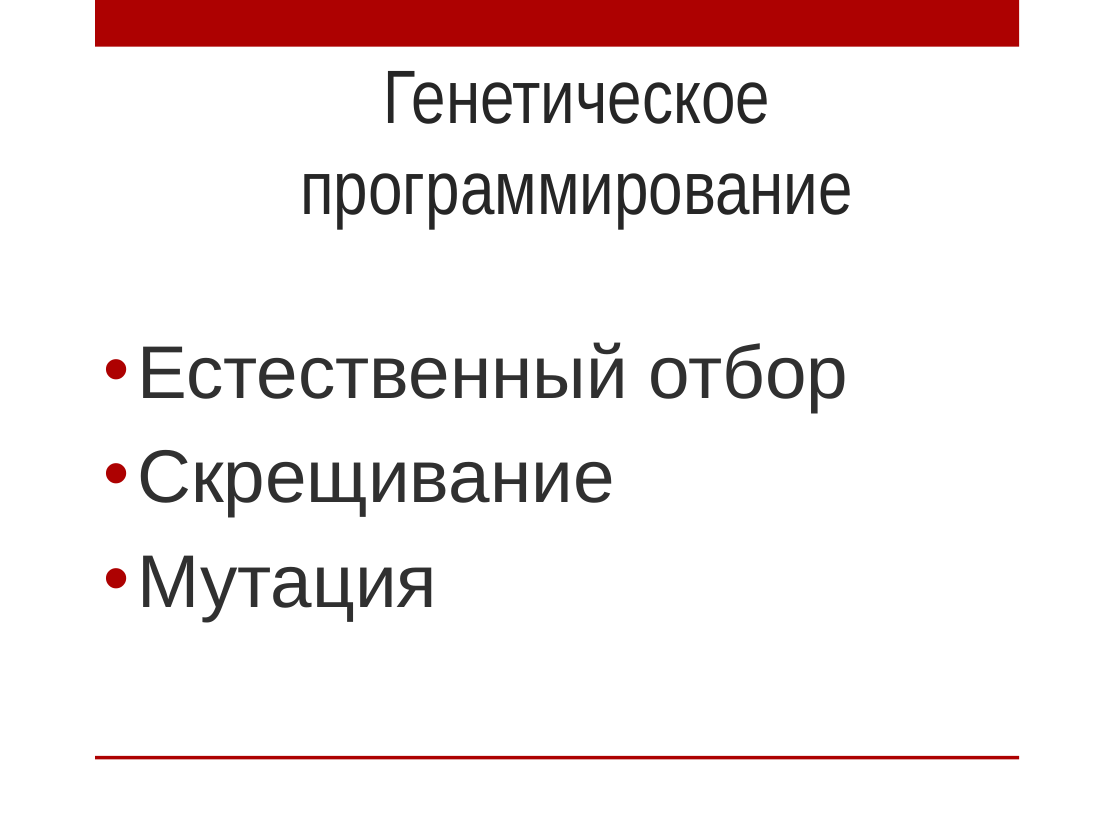
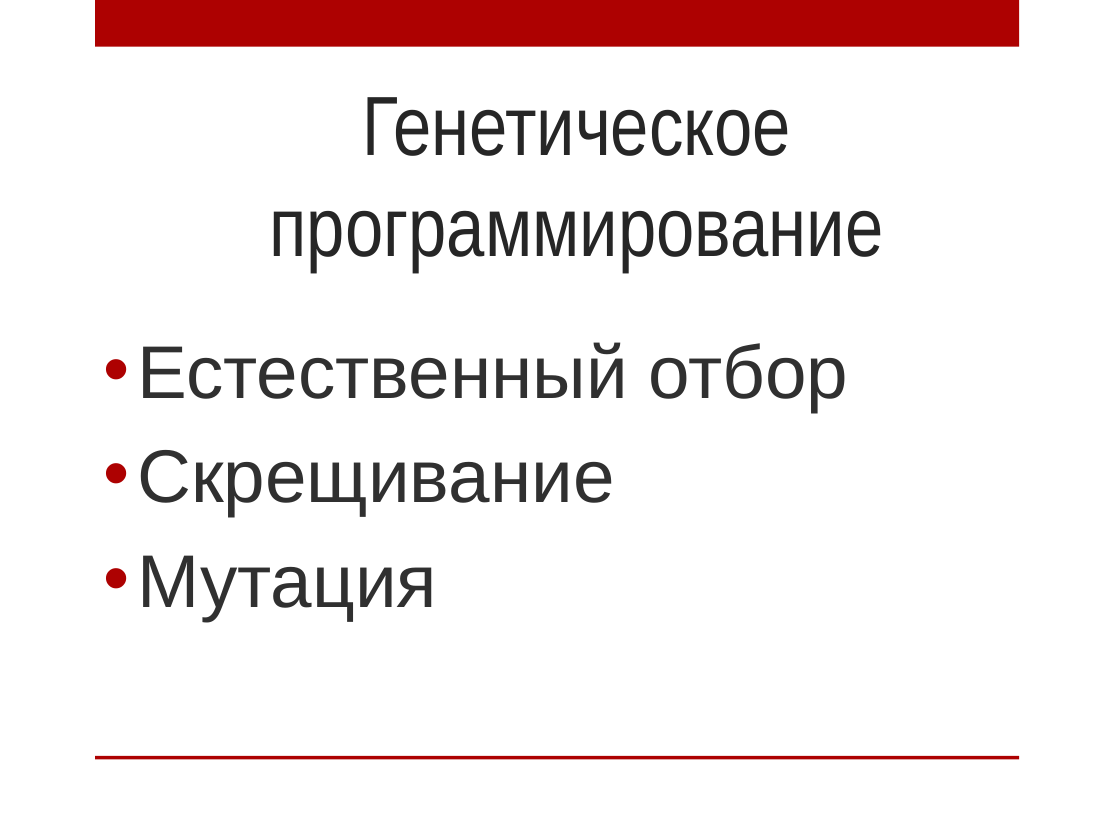
Before and after one commit to AnnaIbakaeva/Genetic, a slide deck: slide 11 of Диплом/Магистратура.pptx (slide 12 before the commit). Drawn at 1120x840 pixels with LibreOffice and Linux fonts; fonts in the diff are those of the drawing; background and template pictures are left out. Boxes give left, top, right and bottom in pixels: in the first picture for what was removed or moved away, otherwise in the second. Text is boxed around its words. In the diff, an @@ line names an element or a change of style, - is before the commit and + after.

```diff
--- a/Диплом/Магистратура.pptx
+++ b/Диплом/Магистратура.pptx
@@ title "Генетическое программирование" at box(270, 97, 884, 271): size 48.6 to 54 pt @@
```
Also in this commit, not shown: 2 other slides changed, 3 slides added, 7 slides removed, 2 other files.
